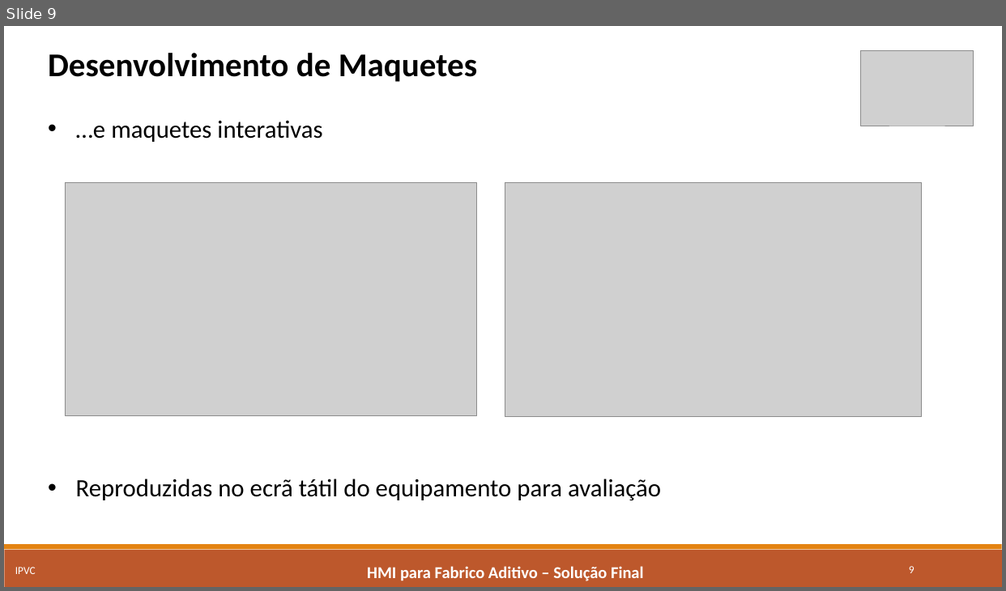
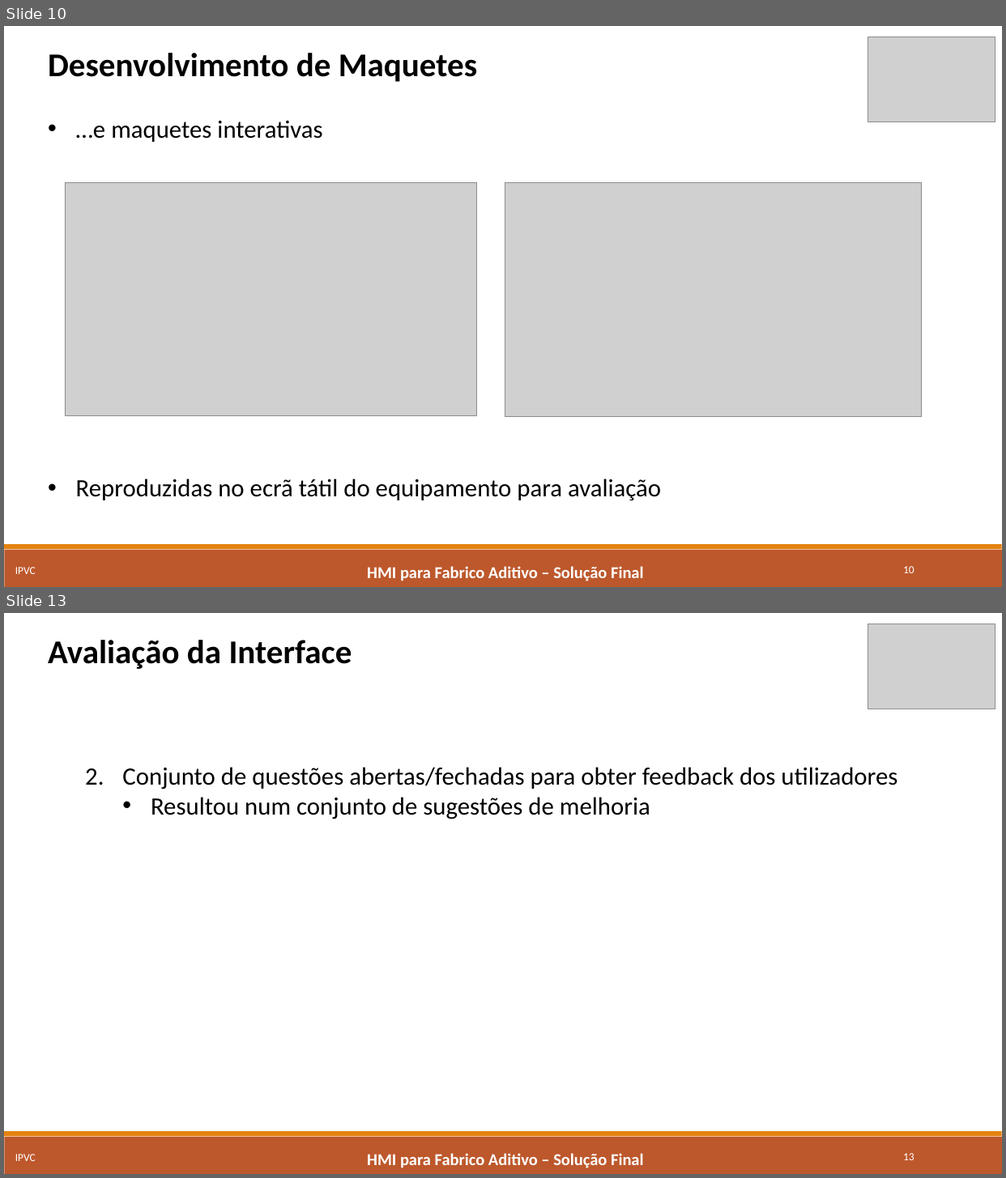
Before and after one commit to marcorlsrodrigues/projeto, a slide deck: Apresentacao_Final_MarcoRodrigues4652.pptx. Shown one above the other, each under a label of ours: slide 9 before the commit, slides 10 and 13 after it; the slides between them are not shown. The pictures are 1006x591 and 1006x1178 pixels, drawn with LibreOffice and Linux fonts; fonts in the diff are those of the drawing; grey boxes stand for pictures. Boxes give left, top, right and bottom in pixels: in the first picture for what was removed or moved away, otherwise in the second. Text is boxed around its words. In the diff, an @@ line names an element or a change of style, - is before the commit and + after.

```diff
--- a/Apresentacao_Final_MarcoRodrigues4652.pptx
+++ b/Apresentacao_Final_MarcoRodrigues4652.pptx
@@ slide 13 added at [4, 613, 1002, 1174], background #FFFFFF; not listed: 2 template elements that a slide beside it also shows @@
@@ picture added at [868, 624, 995, 709] @@
@@ text added at [48, 640, 897, 820], 24 pt, text #000000 @@
+Avaliação da Interface
+  2. Conjunto de questões abertas/fechadas para obter feedback dos utilizadores
+    • Resultou num conjunto de sugestões de melhoria
@@ text added at [15, 1154, 36, 1161], 10.5 pt, text #FFFFFF @@
+IPVC
@@ text added at [367, 1153, 644, 1169], 16 pt, text #FFFFFF, bold @@
+HMI para Fabrico Aditivo – Solução Final
@@ page number added at [903, 1153, 914, 1161], 10.5 pt, text #FFFFFF @@
+13
@@ what was slide 9 is now slide 10 @@
@@ slide 10 changed as well @@
@@ picture: place and size @@
-picture at [861, 50, 974, 126]
+picture at [868, 37, 995, 122]
@@ page number at [903, 566, 914, 574]: text changed @@
-9
+10
```
Also in this commit, not shown: 11 other slides changed, 13 other slides added, 1 slide removed.
